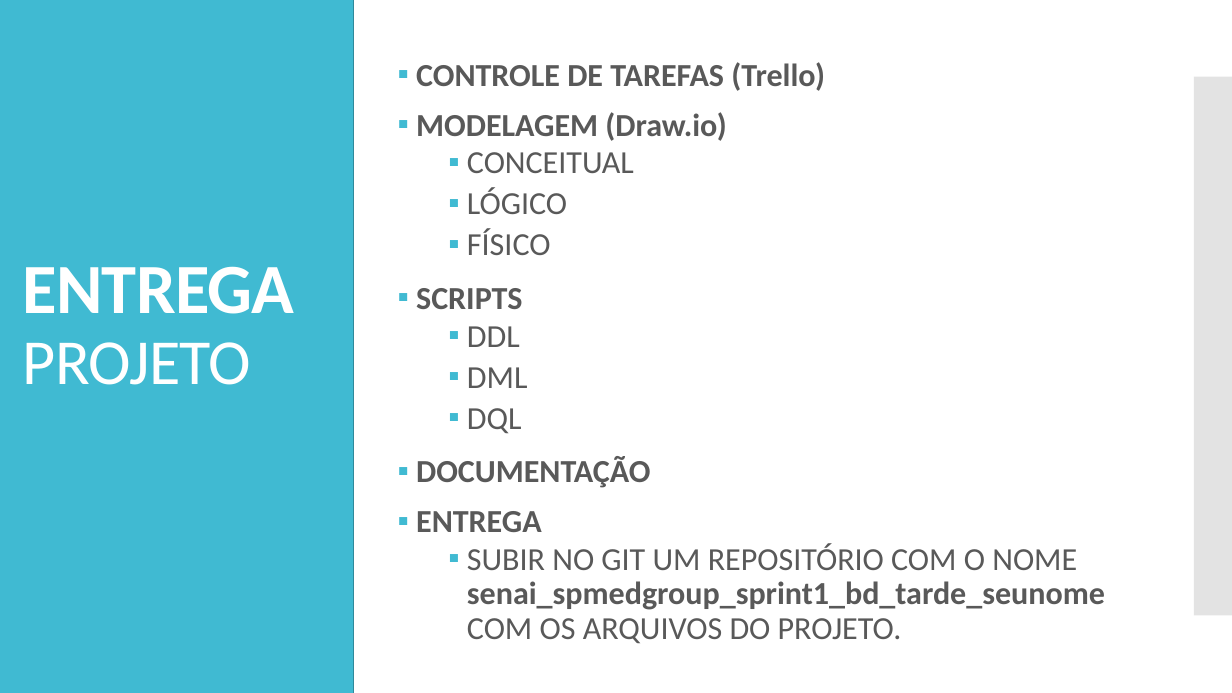
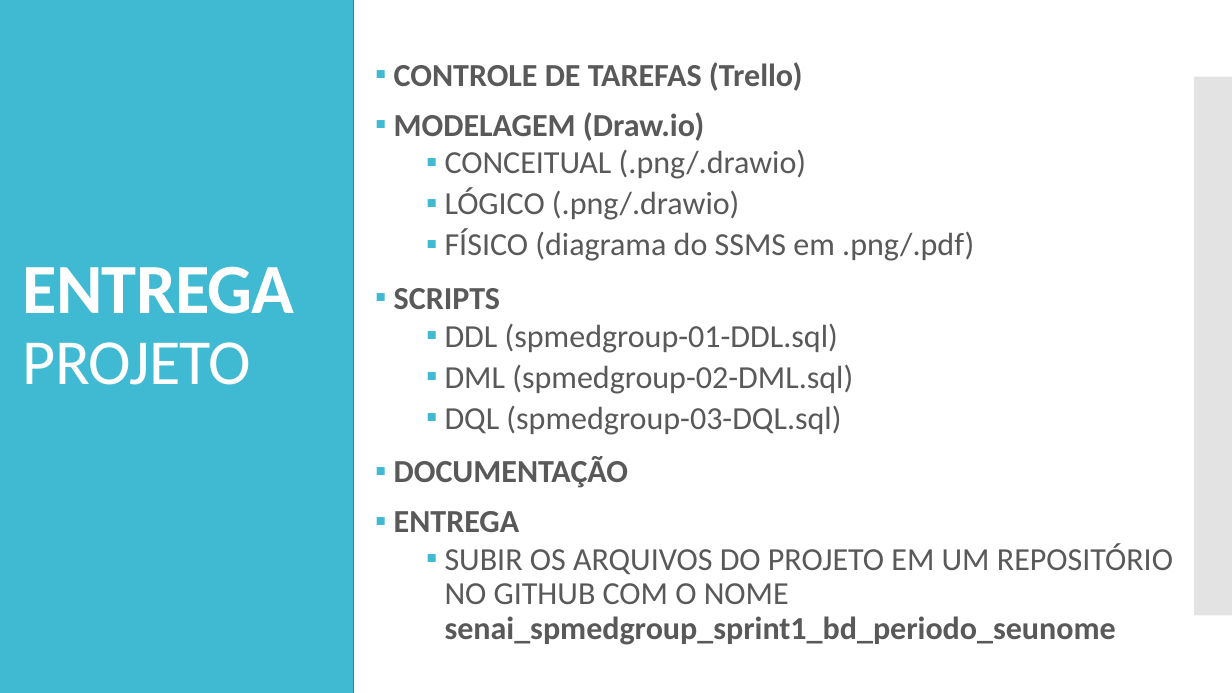
Before and after one commit to senai-dev-1s2020/Documentos-2DEV, a slide deck: slide 2 of SpMedGroup/PROJETO DE BANCO DE DADOS.pptx. Drawn at 1232x693 pixels with LibreOffice and Linux fonts; fonts in the diff are those of the drawing. Boxes give left, top, right and bottom in pixels: in the first picture for what was removed or moved away, otherwise in the second. Text is boxed around its words. In the diff, an @@ line names an element or a change of style, - is before the commit and + after.

Commit message:
Adiciona extensoes dos arquivos de entrega

```diff
--- a/SpMedGroup/PROJETO DE BANCO DE DADOS.pptx
+++ b/SpMedGroup/PROJETO DE BANCO DE DADOS.pptx
@@ text "CONTROLE DE TAREFAS (Trello)": place and size @@
-text "CONTROLE DE TAREFAS (Trello)" at box(416, 62, 1105, 644)
+text "CONTROLE DE TAREFAS (Trello)" at box(394, 62, 1173, 645)
@@ text at box(445, 150, 974, 261): text changed @@
-  ▪ CONCEITUAL
-  ▪ LÓGICO
-  ▪ FÍSICO
+  ▪ CONCEITUAL (.png/.drawio)
+  ▪ LÓGICO (.png/.drawio)
+  ▪ FÍSICO (diagrama do SSMS em .png/.pdf)
@@ text at box(445, 324, 853, 435): text changed @@
-  ▪ DDL
-  ▪ DML
-  ▪ DQL
+  ▪ DDL (spmedgroup-01-DDL.sql)
+  ▪ DML (spmedgroup-02-DML.sql)
+  ▪ DQL (spmedgroup-03-DQL.sql)
@@ text at box(445, 543, 1173, 645): text changed @@
-  ▪ SUBIR NO GIT UM REPOSITÓRIO COM O NOME senai_spmedgroup_sprint1_bd_tarde_seunome COM OS ARQUIVOS DO PROJETO.
+  ▪ SUBIR OS ARQUIVOS DO PROJETO EM UM REPOSITÓRIO NO GITHUB COM O NOME senai_spmedgroup_sprint1_bd_periodo_seunome
```
